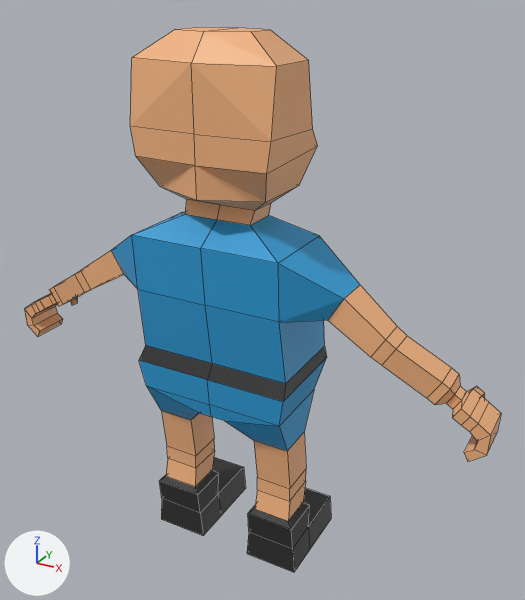
The Blender file ball-game-2/player.blend, before and after one commit.
Rendered twice from a 50 mm lens placed at (1.036, -1.677, 1.74), pointed at (0.061, 0.096, 0.854). The lights are fixed; the arrows at lower left show +X, +Y and +Z. Mesh edges are drawn as thin lines. The same objects are shown in both versions, whatever each file hides.

Names of what the first picture shows: 'blue-model'.
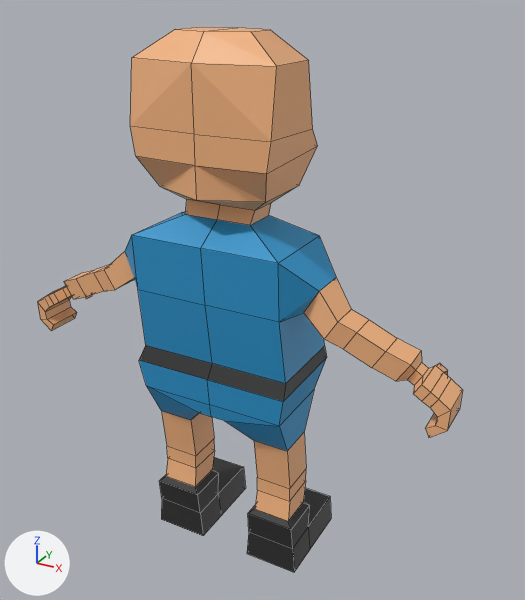
What the commit changed:
me_cube_003 has 152 vertices, 136 faces and spans x -0.8..0.0, y -0.15..0.23, z 0.0..1.63.
me_cube_003 is used by ob_blue_model.
me_cube_003 part 1: all 4 vertices in x -0.39..-0.34, y -0.06..0.06, z 0.91..0.98 are moved by (0.06, -0.01, 0.01).
me_cube_003 part 2: all 44 vertices in x -0.8..-0.65, y -0.06..0.13, z 0.6..0.79 are moved by (0.1, -0.03, 0.06).
me_cube_003 part 3: all 4 vertices in x -0.51..-0.47, y -0.07..0.03, z 0.84..0.9 are moved by (0.12, -0.03, 0.03).
me_cube_003 part 4: all 4 vertices in x -0.66..-0.62, y -0.04..0.04, z 0.75..0.8 are moved by (0.14, -0.04, 0.07).

Changed parts and their boxes [x1, y1, x2, y2] in the pictures (525 x 600 px; the box of a moved part takes in the faces that stretch with it):
'blue-model', reshaped (11% narrower): before [24, 27, 501, 572]; after [37, 27, 463, 572]
part 1 of me_cube_003, moved or reshaped: before [111, 235, 360, 322]; after [125, 235, 336, 322]
part 2 of me_cube_003, moved or reshaped: before [24, 293, 501, 461]; after [37, 286, 463, 438]
part 3 of me_cube_003, moved or reshaped: before [75, 251, 407, 365]; after [94, 251, 369, 349]
part 4 of me_cube_003, moved or reshaped: before [49, 274, 459, 405]; after [64, 265, 421, 381]
